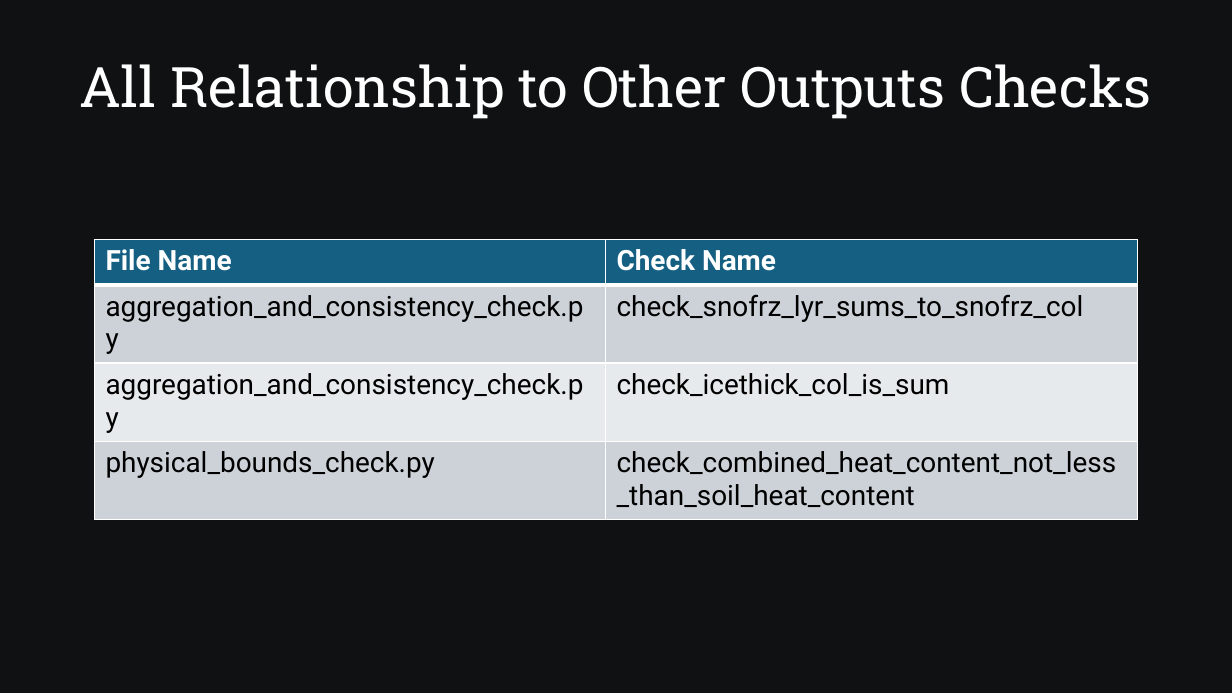
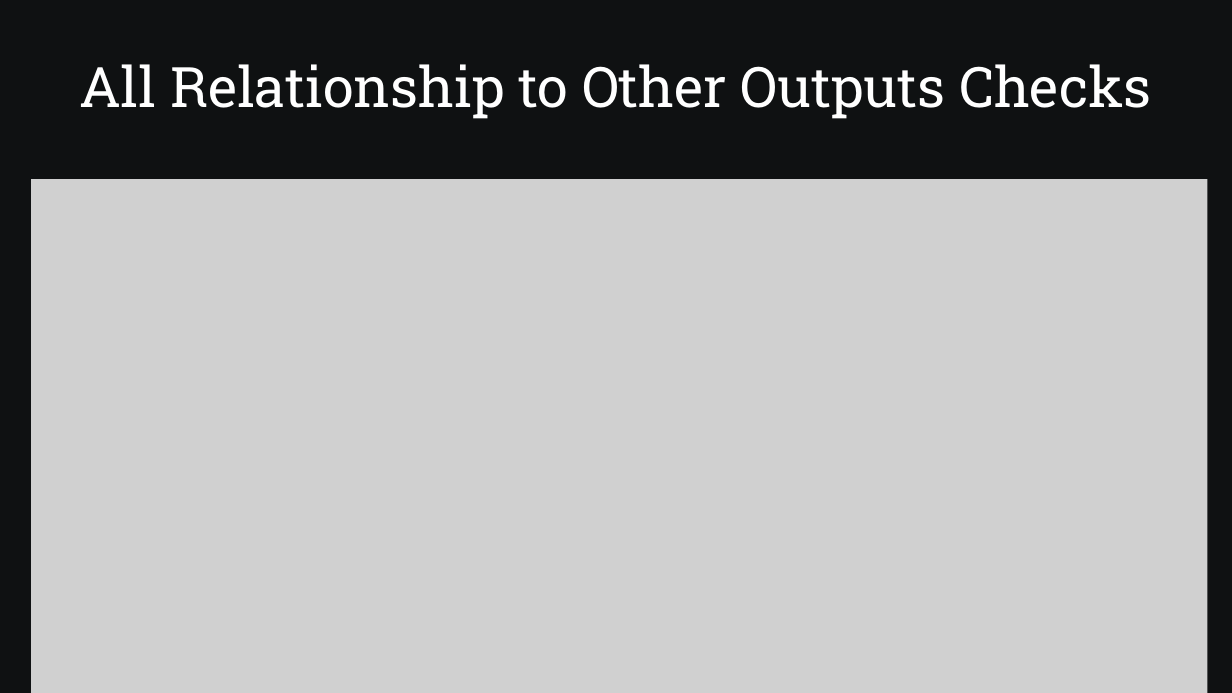
Before and after one commit to SamAllen06/lake_temp_work, a slide deck: slide 31 of documentation/for_collaborators/AnalysisOverview.pptx (slide 30 before the commit). Drawn at 1232x693 pixels with LibreOffice and Linux fonts; fonts in the diff are those of the drawing; grey boxes stand for pictures. Boxes give left, top, right and bottom in pixels: in the first picture for what was removed or moved away, otherwise in the second. Text is boxed around its words. In the diff, an @@ line names an element or a change of style, - is before the commit and + after.

Commit message:
Update types of checks slides

```diff
--- a/documentation/for_collaborators/AnalysisOverview.pptx
+++ b/documentation/for_collaborators/AnalysisOverview.pptx
@@ picture added at box(31, 179, 1209, 693) @@
@@ table removed at box(94, 239, 1137, 511), 4 rows, 2 columns @@
-File Name | Check Name
-aggregation_and_consistency_check.py | check_snofrz_lyr_sums_to_snofrz_col
-aggregation_and_consistency_check.py | check_icethick_col_is_sum
-physical_bounds_check.py | check_combined_heat_content_not_less_than_soil_heat_content
```
Also in this commit, not shown: 12 other slides changed, 4 slides added, 1 slide removed, 1 other file.
